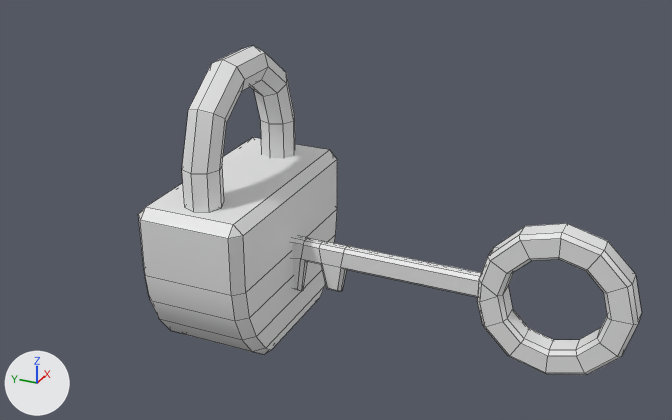
A saved change to the Blender file modely/puzzleItemy/zamek-klic/zamek-klic.blend.
Camera for both pictures: a 50 mm camera at (-0.4, -0.234, 0.226) aimed at (0.007, -0.05, 0.023). The axes (+X, +Y, +Z) are drawn at lower left. The lights are the same throughout. Mesh edges are drawn as thin lines.

Objects in the first picture: 'Key', 'LockBody', 'LockShackle'.
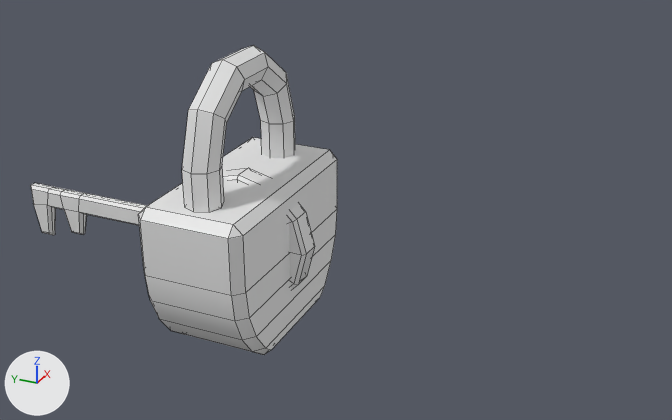
Boxes [x1, y1, x2, y2] around the edits, measured in the pictures (672 x 420 px):
'Key', moved: before [293, 223, 642, 375]; after [31, 168, 315, 289]

Edits to the bpy script that builds the scene:
```text
Change ob_key:
    ob_key.location: (0.0, -0.1701, 0.0) -> (0.0, 0.0, 0.0)
```
